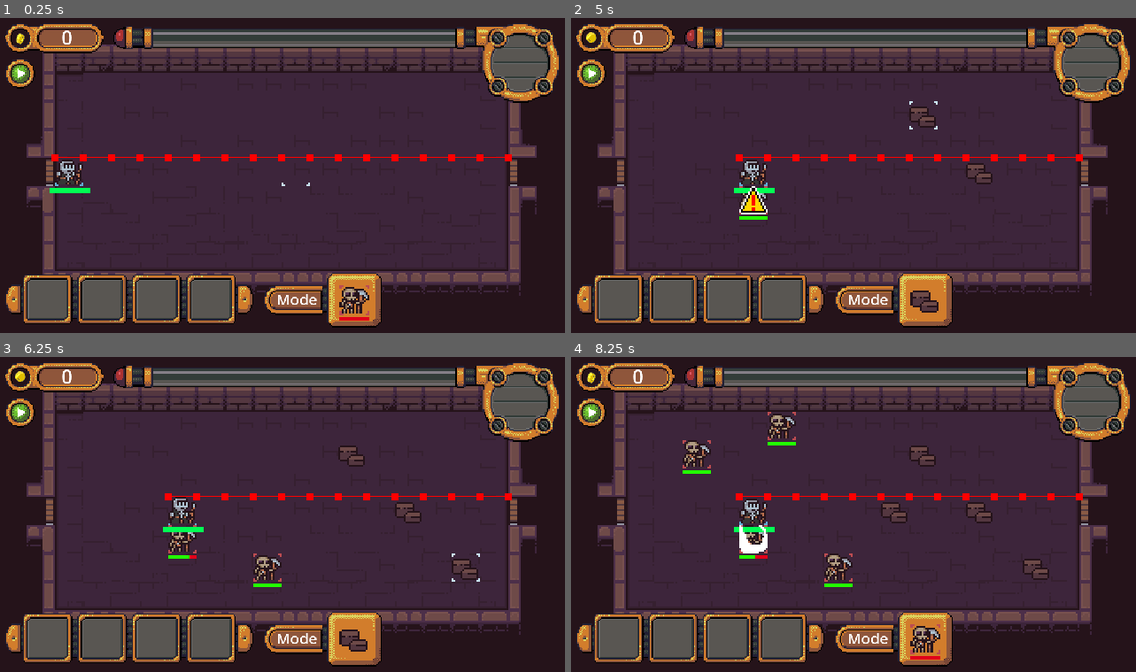
Above: before the commit, frames 1-4 (two rows, left to right).
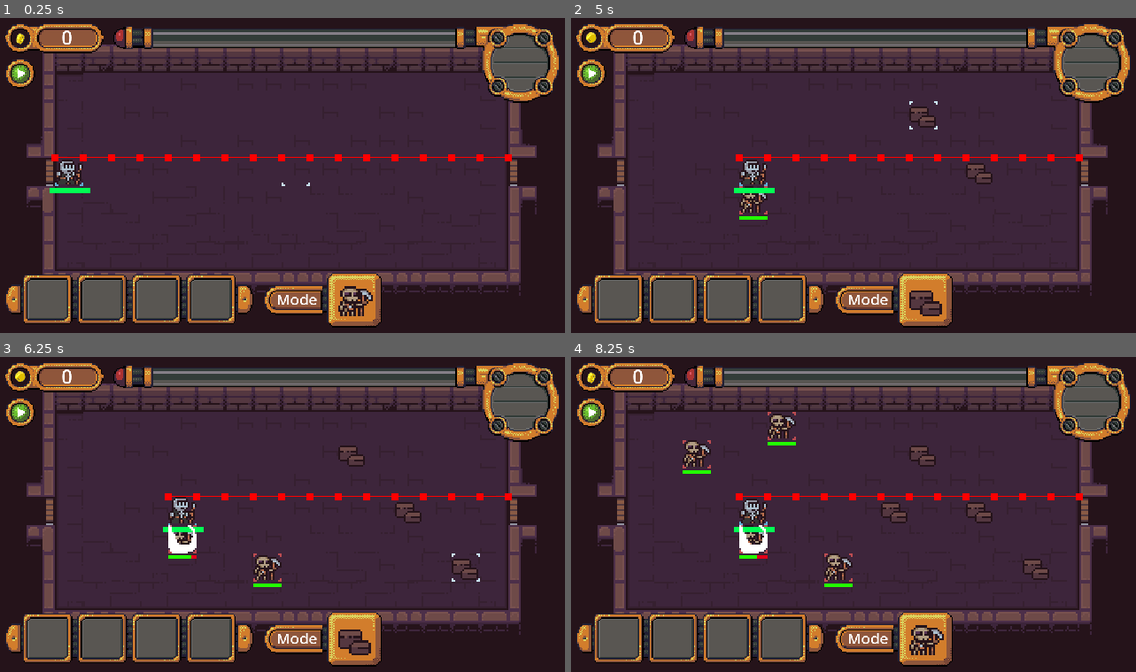
Above: after the commit, the same moments.

Repository: ThermobladeStudios/GMTK-Game-Jam-2023
Game: Godot game, scene res://main.tscn
The game is run twice, just before and just after one commit, with the same random seed, the same clock (stepped at 60 frames per second) and the same inputs.
Inputs (mouse positions are in pixels of both pictures, inside the frame that each line leads up to):
- Up to frame 1 (0.25 s): no input
- Up to frame 2 (5 s): click (593, 74) at 0.5 s; click (593, 74) at 1.25 s; click (593, 74) at 2 s; move the mouse to (977, 159) at 2.77 s; tap L (Swap) at 2.85, 3.6, 4.35 s; click (977, 159) at 2.92 s; move the mouse to (740, 191) at 3.52 s; click (740, 191) at 3.67 s; move the mouse to (910, 106) at 4.27 s; click (910, 106) at 4.42 s
- Up to frame 3 (6.25 s): move the mouse to (254, 577) at 5.02 s; tap L (Swap) at 5.1, 5.85 s; click (254, 577) at 5.17 s; move the mouse to (452, 561) at 5.77 s; click (452, 561) at 5.92 s
- Up to frame 4 (8.25 s): move the mouse to (684, 467) at 6.52 s; tap L (Swap) at 6.6, 7.35, 8.1 s; click (684, 467) at 6.67 s; move the mouse to (881, 514) at 7.27 s; click (881, 514) at 7.42 s; move the mouse to (768, 435) at 8.02 s; click (768, 435) at 8.17 s

The runs differ from the first frame. In frame 1, 0.4% of the frame differs, in the area x 59-66%, y 84-97%; in frame 2, 0.5%, in the area x 29-66%, y 53-95%; in frame 3, 0.5%; in frame 4, 0.4%.
Error before the commit: Invalid assignment of property or key 'value' with value of type 'Nil' on a base object of type 'ProgressBar'. (res://Placables/Minions/Minions.gd:27)

Commit message:
mode changer

Diff:
--- a/Placables/Minions/Minions.gd
+++ b/Placables/Minions/Minions.gd
@@ -1,7 +1,7 @@
 extends Area2D
 
 var Name
-var Health
+var Health = 1
 var Attack
 var Defense
 var Position
--- a/Player/Player_UI.tscn
+++ b/Player/Player_UI.tscn
@@ -5,12 +5,12 @@
 [ext_resource type="Texture2D" uid="uid://bw0vsnf1pe2at" path="res://Player/counter.png" id="3_716ni"]
 [ext_resource type="PackedScene" uid="uid://fblrrtclo4fj" path="res://Player/next_turn.tscn" id="3_un3st"]
 [ext_resource type="Texture2D" uid="uid://i1hm8tpckt21" path="res://Player/HeroBarPortrait.png" id="6_xugri"]
-[ext_resource type="PackedScene" uid="uid://cjt4uxnous8l2" path="res://Placables/Minions/Melee_Minion.tscn" id="7_8nfln"]
 [ext_resource type="Texture2D" uid="uid://cawyjhwg76s2x" path="res://Player/Bar.png" id="7_rv6pt"]
-[ext_resource type="PackedScene" uid="uid://dgnj7afknaajy" path="res://Placables/Obastacles/Obstacle.tscn" id="8_6mgpy"]
 [ext_resource type="Texture2D" uid="uid://b2scx6o8tmwra" path="res://Player/Health.png" id="8_sig73"]
 [ext_resource type="Texture2D" uid="uid://cwjic5y8anx34" path="res://Player/mode.png" id="9_eynti"]
 [ext_resource type="Texture2D" uid="uid://bla0ppycvmdoc" path="res://Player/Inventory Bar.png" id="10_hguc1"]
+[ext_resource type="Texture2D" uid="uid://bxnu4wpxanj0w" path="res://Player/SkeletonIcon.png" id="10_uf8c7"]
+[ext_resource type="Texture2D" uid="uid://dyggcre5xgesu" path="res://Player/ObstacleIcon.png" id="11_07xh0"]
 
 [sub_resource type="AtlasTexture" id="AtlasTexture_hxpf4"]
 atlas = ExtResource("2_7lm6j")
@@ -171,10 +171,20 @@
 label_settings = SubResource("LabelSettings_grhpr")
 horizontal_alignment = 1
 
-[node name="Obstacle" parent="Mode" instance=ExtResource("8_6mgpy")]
-position = Vector2(61, 10)
-scale = Vector2(1.5, 1.5)
+[node name="Minion" type="TextureRect" parent="Mode"]
+layout_mode = 0
+offset_left = 60.0
+offset_top = 9.0
+offset_right = 100.0
+offset_bottom = 49.0
+scale = Vector2(0.7, 0.7)
+texture = ExtResource("10_uf8c7")
 
-[node name="Minion" parent="Mode" instance=ExtResource("7_8nfln")]
-position = Vector2(61, 10)
-scale = Vector2(1.5, 1.5)
+[node name="Obstacle" type="TextureRect" parent="Mode"]
+layout_mode = 0
+offset_left = 60.0
+offset_top = 9.0
+offset_right = 100.0
+offset_bottom = 49.0
+scale = Vector2(0.7, 0.7)
+texture = ExtResource("11_07xh0")
Binary file added: Player/ObstacleIcon.png
Not shown, added: Player/ObstacleIcon.png.import
Binary file added: Player/SkeletonIcon.png
Not shown, added: Player/SkeletonIcon.png.import
Not shown: 1 places in main.tscn that only renumber resources
